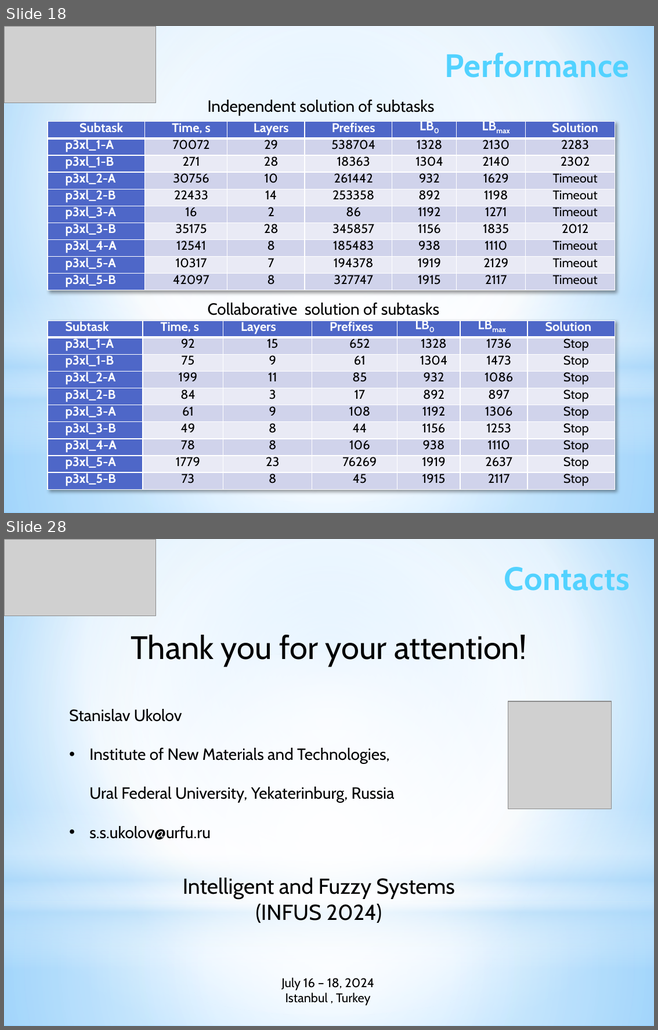
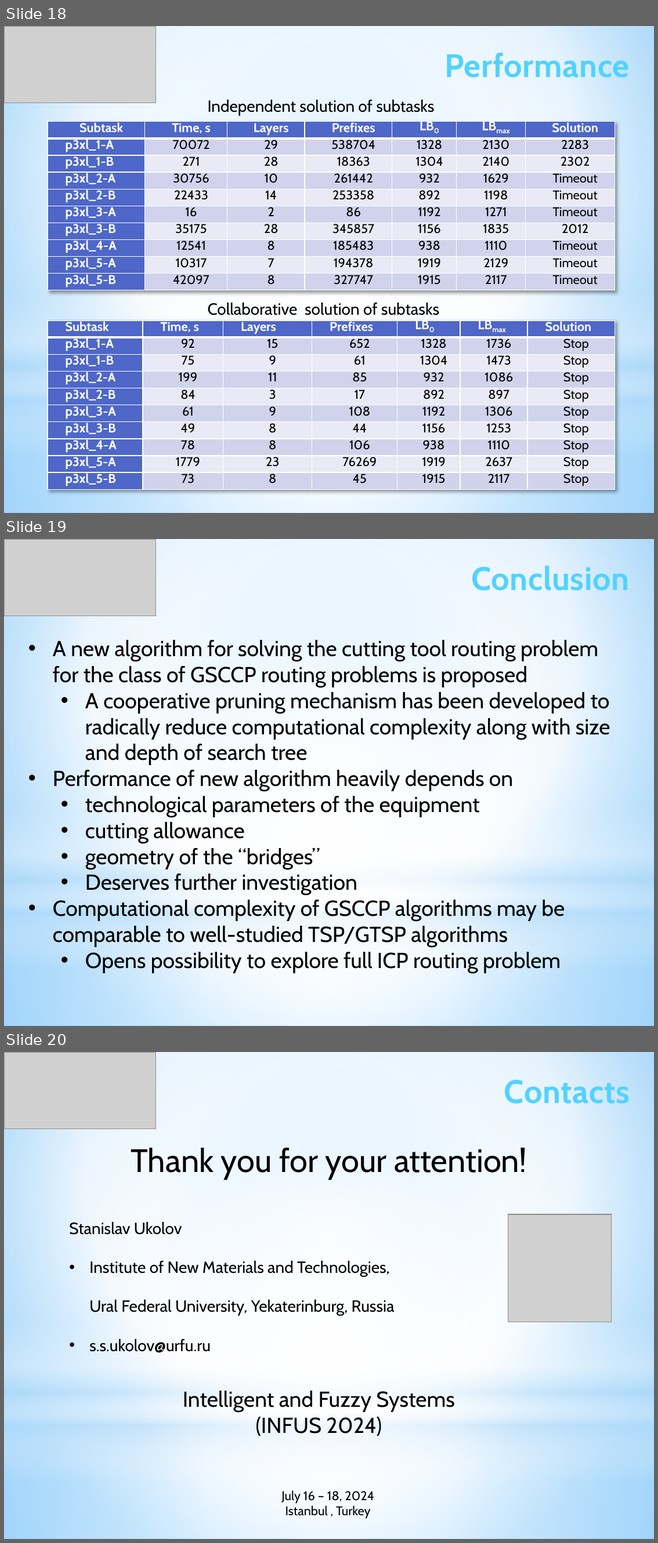
Before and after one commit to ukoloff/LaTeX, a slide deck: 2024/iGSCCP.pptx. Shown one above the other, each under a label of ours: slides 18 and 28 before the commit, slides 18, 19 and 20 after it; the slides between them are not shown. The pictures are 658x1030 and 658x1543 pixels, drawn with LibreOffice and Linux fonts; fonts in the diff are those of the drawing; grey boxes stand for pictures. Boxes give left, top, right and bottom in pixels: in the first picture for what was removed or moved away, otherwise in the second. Text is boxed around its words. In the diff, an @@ line names an element or a change of style, - is before the commit and + after.

Commit message:
Add conclusion

```diff
--- a/2024/iGSCCP.pptx
+++ b/2024/iGSCCP.pptx
@@ slide 19 added at (4,539,654,1026), background gradient #9ED5FF to #FFFFFF to #5BB9FF; not listed: 4 template elements that a slide beside it also shows @@
@@ picture added at (4,539,155,616) @@
@@ text added at (471,566,629,591), 36 pt, text gradient #52D2FF to #20A0CE, bold @@
+Conclusion
@@ text added at (53,640,610,973), 24 pt, text #000000 @@
+• A new algorithm for solving the cutting tool routing problem for the class of GSCCP routing problems is proposed
+  • A cooperative pruning mechanism has been developed to radically reduce computational complexity along with size and depth of search tree
+• Performance of new algorithm heavily depends on
+  • technological parameters of the equipment
+  • cutting allowance
+  • geometry of the “bridges”
+  • Deserves further investigation
+• Computational complexity of GSCCP algorithms may be comparable to well-studied TSP/GTSP algorithms
+  • Opens possibility to explore full ICP routing problem
@@ what was slide 28 is now slide 20 @@
```
Also in this commit, not shown: 3 slides changed, 9 slides removed.
